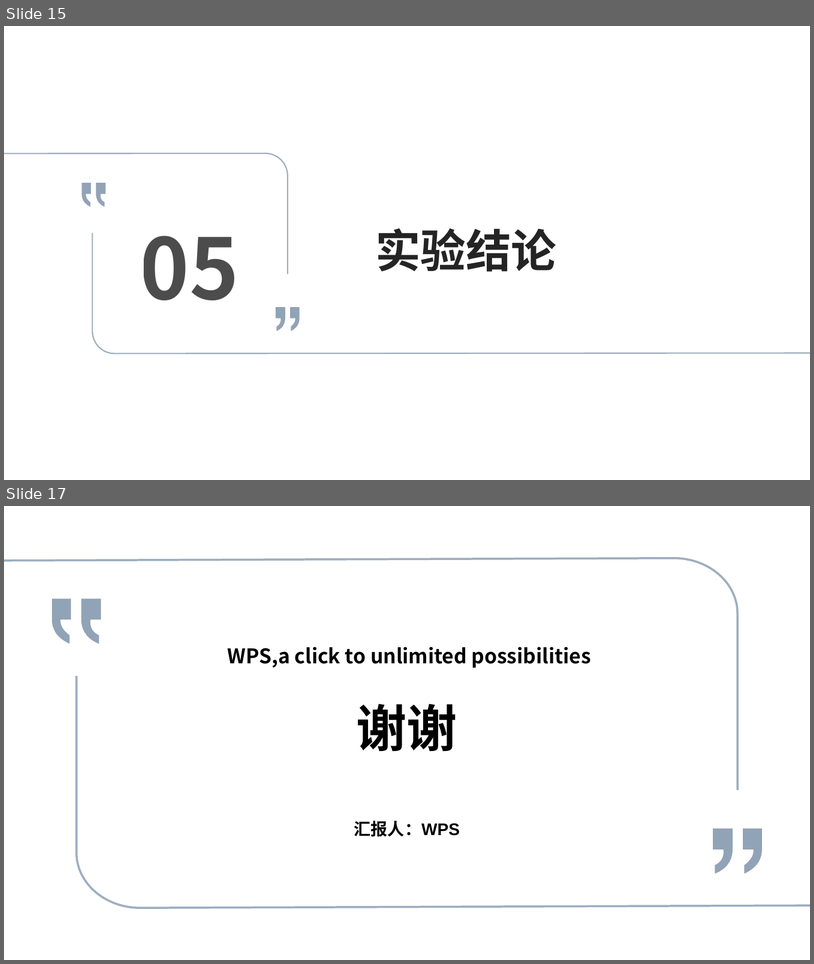
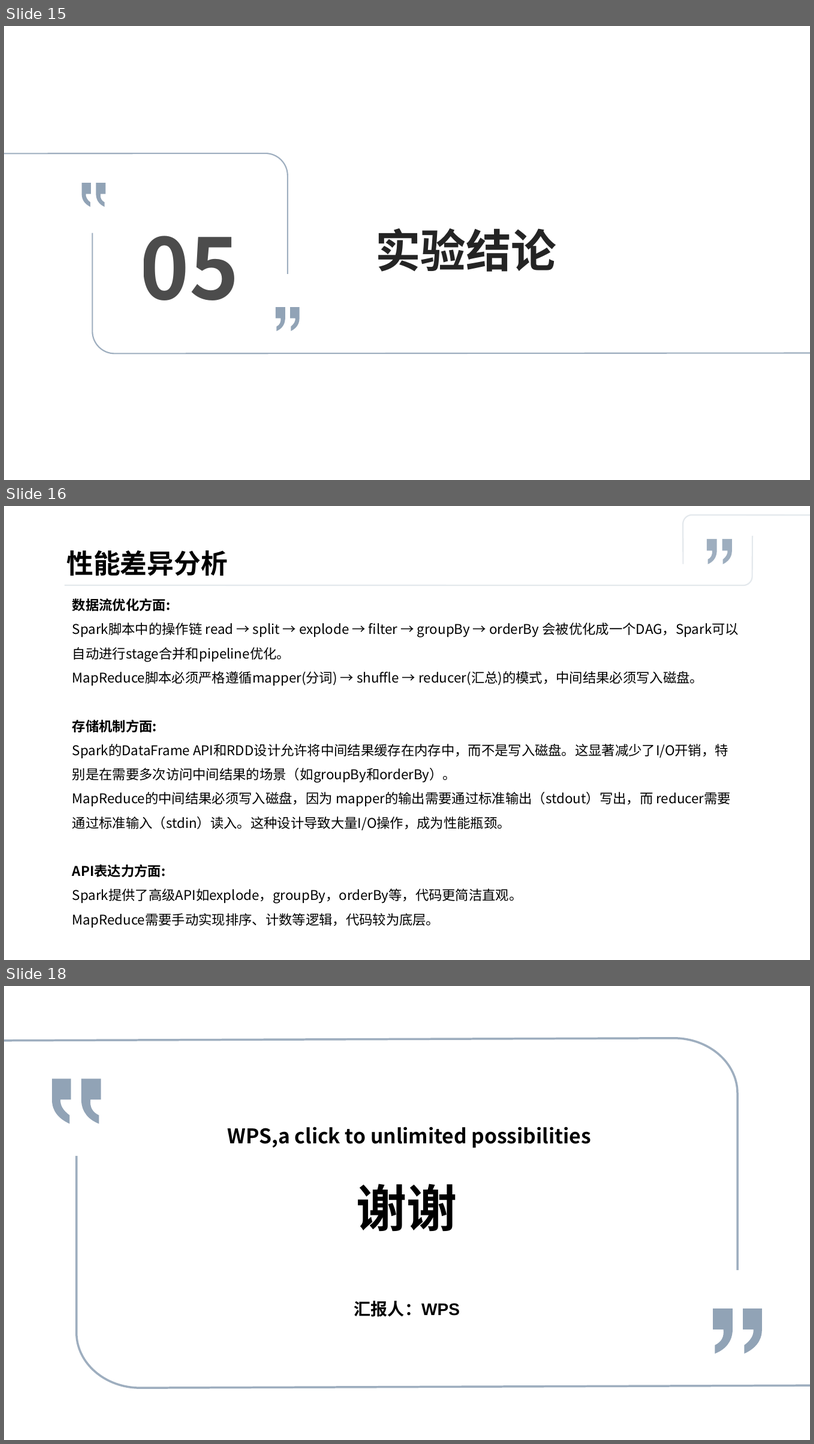
Before and after one commit to abcdefan/DaseBigDataLab, a slide deck: DaseBigDataLab.pptx. Shown one above the other, each under a label of ours: slides 15 and 17 before the commit, slides 15, 16 and 18 after it; the slides between them are not shown. The pictures are 814x964 and 814x1444 pixels, drawn with LibreOffice and Linux fonts; fonts in the diff are those of the drawing. Boxes give left, top, right and bottom in pixels: in the first picture for what was removed or moved away, otherwise in the second. Text is boxed around its words. In the diff, an @@ line names an element or a change of style, - is before the commit and + after.

```diff
--- a/DaseBigDataLab.pptx
+++ b/DaseBigDataLab.pptx
@@ slide 16 added at [4,506,810,960], background #FFFFFF @@
@@ freeform shape added at [683,515,810,564], outline #768CA4 1.5 pt @@
@@ freeform shape added at [65,535,753,585], outline #768CA4 1.5 pt @@
@@ freeform shape added at [708,539,718,565], fill #768CA4 at 70% opacity @@
@@ freeform shape added at [723,539,732,565], fill #768CA4 at 70% opacity @@
@@ title added at [66,550,228,576], 32 pt, text #000000, bold @@
+性能差异分析
@@ text added at [72,598,740,927], 16 pt, text #000000 @@
+数据流优化方面:
+Spark脚本中的操作链 read → split → explode → filter → groupBy → orderBy 会被优化成一个DAG，Spark可以自动进行stage合并和pipeline优化。
+MapReduce脚本必须严格遵循mapper(分词) → shuffle → reducer(汇总)的模式，中间结果必须写入磁盘。
+存储机制方面:
+Spark的DataFrame API和RDD设计允许将中间结果缓存在内存中，而不是写入磁盘。这显著减少了I/O开销，特别是在需要多次访问中间结果的场景（如groupBy和orderBy）。
+MapReduce的中间结果必须写入磁盘，因为 mapper的输出需要通过标准输出（stdout）写出，而 reducer需要通过标准输入（stdin）读入。这种设计导致大量I/O操作，成为性能瓶颈。
+API表达力方面:
+Spark提供了高级API如explode，groupBy，orderBy等，代码更简洁直观。
+MapReduce需要手动实现排序、计数等逻辑，代码较为底层。
@@ what was slide 17 is now slide 18 @@
```
Also in this commit, not shown: 1 slide changed.
